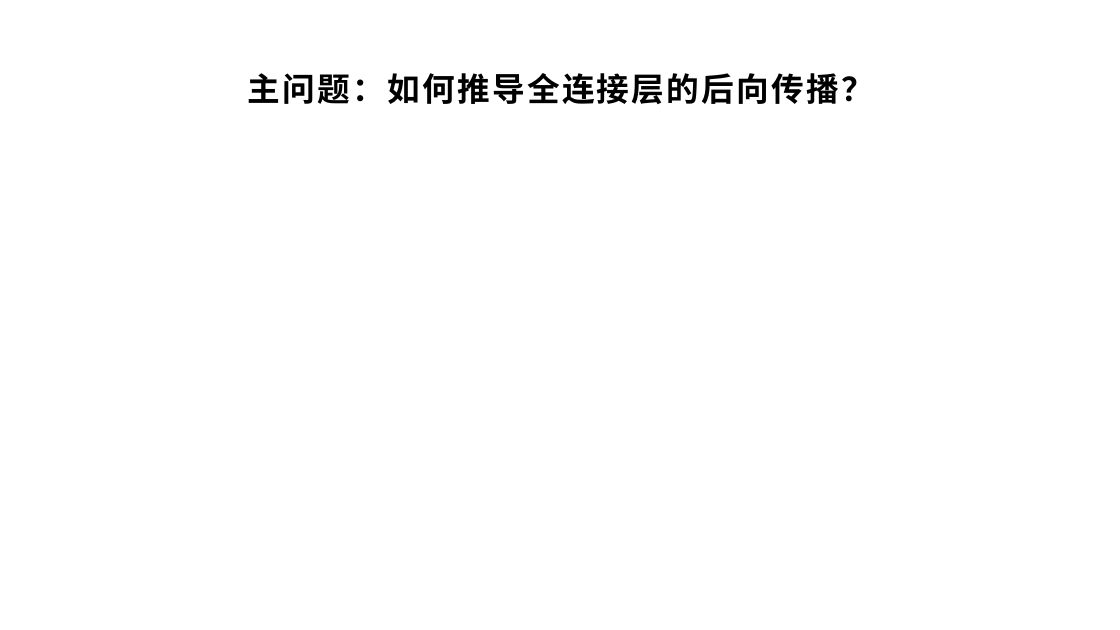
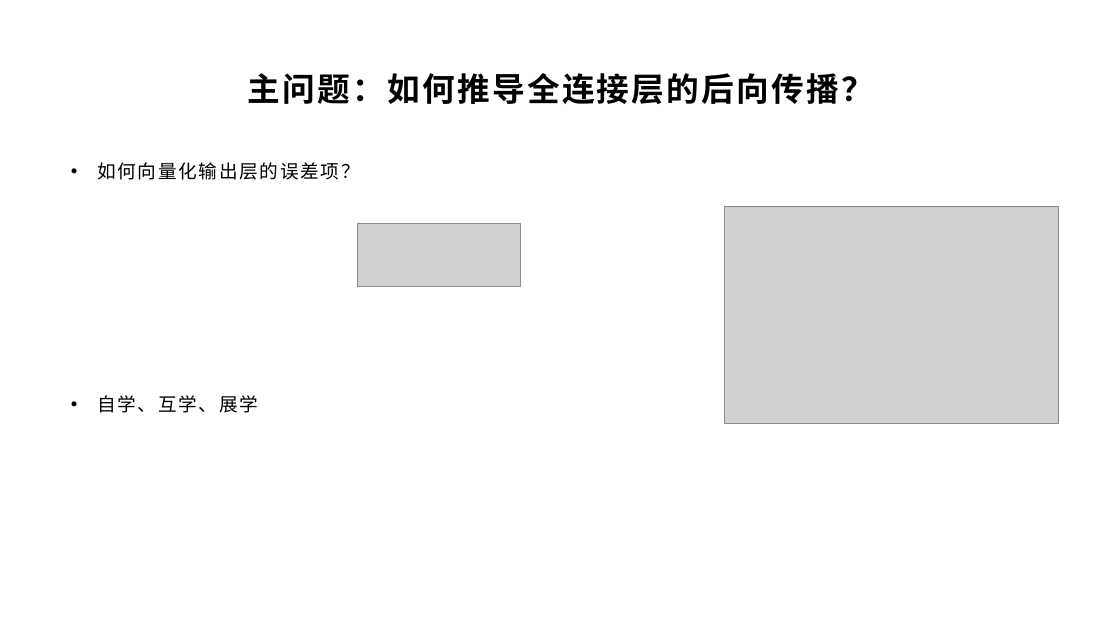
Before and after one commit to yyc-git/DeepLearningEdu, a slide deck: slide 16 of lessons/3_derivation_3/ppt/全连接层的前向和后向传播推导（下）.pptx (slide 14 before the commit). Drawn at 1120x630 pixels with LibreOffice and Linux fonts; fonts in the diff are those of the drawing; grey boxes stand for pictures; background and template pictures are left out. Boxes give left, top, right and bottom in pixels: in the first picture for what was removed or moved away, otherwise in the second. Text is boxed around its words. In the diff, an @@ line names an element or a change of style, - is before the commit and + after.

```diff
--- a/lessons/3_derivation_3/ppt/全连接层的前向和后向传播推导（下）.pptx
+++ b/lessons/3_derivation_3/ppt/全连接层的前向和后向传播推导（下）.pptx
@@ text added at (x1=97, y1=162, x2=360, y2=413), 16 pt, text #000000 @@
+• 如何向量化输出层的误差项？
+• 自学、互学、展学
@@ picture added at (x1=724, y1=207, x2=1059, y2=423) @@
@@ picture added at (x1=357, y1=223, x2=520, y2=287) @@
```
Also in this commit, not shown: 6 other slides changed, 2 slides added, 1 slide removed, 34 other files.
